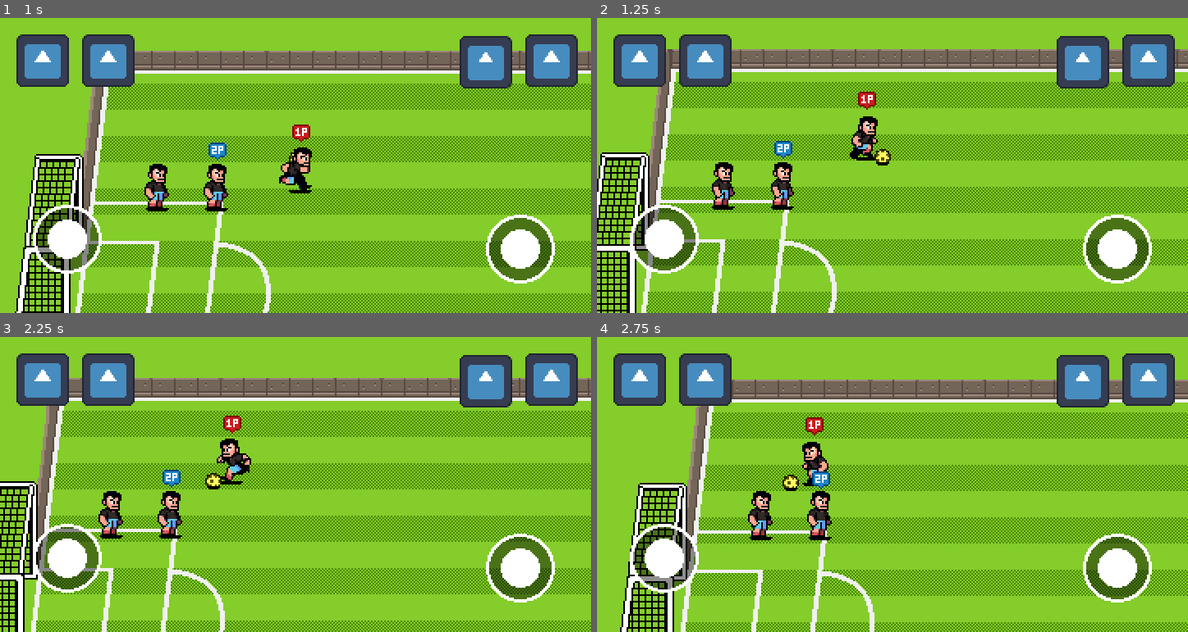
Above: before the commit, frames 1-4 (two rows, left to right).
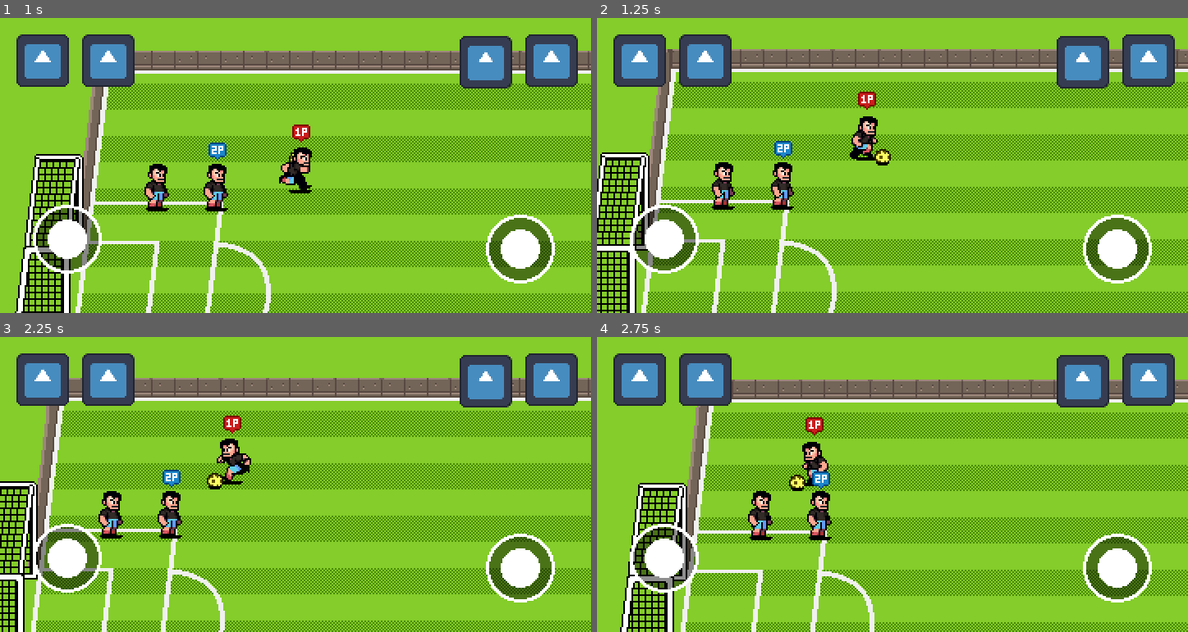
Above: after the commit, the same moments.

Repository: caelondev/Super-Striker
Game: Godot game, scene res://scenes/world.tscn
The game is run twice, just before and just after one commit, with the same random seed, the same clock (stepped at 60 frames per second) and the same inputs. The engine's default icon, where the game draws it, is replaced by a stand-in: a white triangle on a blue panel in a dark square.
Inputs (mouse positions are in pixels of both pictures, inside the frame that each line leads up to):
- Up to frame 1 (1 s): move the mouse to (265, 224) at 0.52 s; hold W (p1_walk_up) from 0.53 s (still down); tap U (p1_pass) at 0.6 s; click (265, 224) at 0.67 s
- Up to frame 2 (1.25 s): keep holding W (p1_walk_up)
- Up to frame 3 (2.25 s): release W (p1_walk_up) at 1.25 s; drag from (472, 528) to (283, 472) at 1.27 s; move the mouse to (118, 440) at 2.02 s; hold A (p1_walk_left) from 2.03 s (still down); tap Keypad 2 (p2_pass) at 2.1 s
- Up to frame 4 (2.75 s): keep holding A (p1_walk_left)

Frame 1 is identical in both runs. In frame 2, less than 0.1% of the frame differs, in the area x 47-50%, y 45-49%; in frame 3, less than 0.1%; in frame 4, 0.2%, in the area x 31-36%, y 46-53%.

Commit message:
Added header attack

Diff:
--- a/scenes/ball/ball.gd
+++ b/scenes/ball/ball.gd
@@ -5,6 +5,8 @@
 
 enum State {CARRIED, FREEFORM, SHOT}
 
+@export var AIR_CONNECT_MIN_HEIGHT : float
+@export var AIR_CONNECT_MAX_HEIGHT : float
 @export var BOUNCINESS := 0.8
 @export var FRICTION_AIR := 35.0
 @export var FRICTION_GROUND := 250.0
@@ -45,9 +47,15 @@
 	var intensity := sqrt(2 * distance * FRICTION_GROUND)
 	velocity = intensity * direction
 	if distance >= PARABOLA_DISTANCE_TRESHOLD:
-		height_velocity = BallState.GRAVITY * distance / (1.8 * intensity)
+		height_velocity = BallState.GRAVITY * distance / (1.9 * intensity)
 	carrier = null
 	switch_state(Ball.State.FREEFORM)
 
+func can_air_interact() -> bool:
+	return current_state != null and current_state.can_air_interact()
+
+func can_air_connect() -> bool:
+	return height >= AIR_CONNECT_MIN_HEIGHT and height <= AIR_CONNECT_MAX_HEIGHT
+
 func stop() -> void:
 	velocity = Vector2.ZERO
--- a/scenes/ball/ball.tscn
+++ b/scenes/ball/ball.tscn
@@ -72,6 +72,8 @@
 collision_layer = 4
 sync_to_physics = false
 script = ExtResource("1_stoaj")
+AIR_CONNECT_MIN_HEIGHT = 5.0
+AIR_CONNECT_MAX_HEIGHT = 40.0
 
 [node name="BallSprite" type="Sprite2D" parent="."]
 unique_name_in_owner = true
--- a/scenes/ball/ball_states/ball_state_carried.gd
+++ b/scenes/ball/ball_states/ball_state_carried.gd
@@ -14,13 +14,13 @@
 	process_gravity(delta)
 	var vx := 0.0
 	dribble_time += delta
-	if ball.carrier.velocity != Vector2.ZERO:
-		if abs(carrier.velocity.x) > 7:
-			vx = cos(dribble_time * DRIBBLE_FREQUENCY) * DRIBBLE_INTENSITY
-		if carrier.heading.x >= 0:
+	if carrier.velocity != Vector2.ZERO:
+		if carrier.velocity.x > 7:
+			vx += cos(dribble_time * DRIBBLE_FREQUENCY) * DRIBBLE_INTENSITY
+		if carrier.velocity > Vector2.ZERO:
 			animation_player.play("Roll")
 			animation_player.advance(0)
-		else:
+		elif carrier.velocity < Vector2.ZERO:
 			animation_player.play_backwards("Roll")
 			animation_player.advance(0)
 	else:
--- a/scenes/ball/ball_states/ball_state_freeform.gd
+++ b/scenes/ball/ball_states/ball_state_freeform.gd
@@ -13,4 +13,7 @@
 
 func on_player_pickup(body: Player) -> void:
 	ball.carrier = body
-	state_transition_requested.emit(Ball.State.CARRIED)
+	ball.switch_state(Ball.State.CARRIED)
+
+func can_air_interact() -> bool:
+	return true
--- a/scenes/ball/ball_states/ball_states.gd
+++ b/scenes/ball/ball_states/ball_states.gd
@@ -43,3 +43,6 @@
 	if collider != null:
 		ball.velocity = ball.velocity.bounce(collider.get_normal()) * ball.BOUNCINESS
 		ball.switch_state(Ball.State.FREEFORM)
+
+func can_air_interact() -> bool:
+	return false
--- a/scenes/characters/player.gd
+++ b/scenes/characters/player.gd
@@ -6,10 +6,12 @@
 	ControlScheme.P1: preload("res://assets/art/props/1p.png"),
 	ControlScheme.P2: preload("res://assets/art/props/2p.png"),
 }
+const GRAVITY := 8.0
 
 enum ControlScheme {CPU, P1, P2}
-enum State {MOVING, TACKLING, RECOVERING, PASSING, PREP_SHOT, SHOOTING}
+enum State {MOVING, TACKLING, RECOVERING, PASSING, PREP_SHOT, SHOOTING, HEADER, VOLLEY_KICK, BICYCLE_KICK}
 
+@onready var ball_detection_area : Area2D = %BallDetectionArea
 @onready var character_sprite : Sprite2D = $CharacterSprite
 @onready var animation_player : AnimationPlayer = %AnimationPlayer
 @onready var control_sprite : Sprite2D = %ControlSprite
@@ -22,6 +24,8 @@
 
 var current_state : PlayerState = null
 var heading := Vector2.RIGHT
+var height := 0.0
+var height_velocity := 0.0
 var state_factory := PlayerStateFactory.new()
 
 func _ready() -> void:
@@ -30,8 +34,17 @@
 
 func _physics_process(delta) -> void:
 	set_control_visibility()
+	process_gravity(delta)
 	flip_char_sprite()
 	move_and_slide()
+
+func process_gravity(delta: float) -> void:
+	if height > 0:
+		height_velocity -= GRAVITY * delta
+		height += height_velocity
+		if height <= 0:
+			height = 0
+	character_sprite.position = Vector2.UP * height
 
 func set_control_visibility() -> void:
 	control_sprite.visible = is_carrying_ball() or not control_scheme == ControlScheme.CPU
@@ -41,7 +54,7 @@
 		current_state.queue_free()
 
 	current_state = state_factory.get_fresh_tates(state)
-	current_state.setup(self, state_data,animation_player, ball, teammate_detection_area)
+	current_state.setup(self, state_data,animation_player, ball, teammate_detection_area, ball_detection_area)
 	current_state.state_transition_requested.connect(switch_state.bind())
 	current_state.name = "PlayerState: " + str(state)
 	call_deferred("add_child", current_state)
--- a/scenes/characters/player.tscn
+++ b/scenes/characters/player.tscn
@@ -7,6 +7,54 @@
 [sub_resource type="CapsuleShape2D" id="CapsuleShape2D_rp718"]
 radius = 4.0
 height = 18.0
+
+[sub_resource type="Animation" id="Animation_eojnx"]
+resource_name = "BicycleKick"
+length = 0.4
+step = 0.1
+tracks/0/type = "value"
+tracks/0/imported = false
+tracks/0/enabled = true
+tracks/0/path = NodePath("CharacterSprite:frame")
+tracks/0/interp = 1
+tracks/0/loop_wrap = true
+tracks/0/keys = {
+"times": PackedFloat32Array(0, 0.1, 0.2, 0.3),
+"transitions": PackedFloat32Array(1, 1, 1, 1),
+"update": 1,
+"values": [36, 37, 38, 39]
+}
+tracks/1/type = "method"
+tracks/1/imported = false
+tracks/1/enabled = true
+tracks/1/path = NodePath(".")
+tracks/1/interp = 1
+tracks/1/loop_wrap = true
+tracks/1/keys = {
+"times": PackedFloat32Array(0.4),
+"transitions": PackedFloat32Array(1),
+"values": [{
+"args": [],
+"method": &"animation_complete"
+}]
+}
+
+[sub_resource type="Animation" id="Animation_7vyk4"]
+resource_name = "Header"
+length = 0.2
+step = 0.1
+tracks/0/type = "value"
+tracks/0/imported = false
+tracks/0/enabled = true
+tracks/0/path = NodePath("CharacterSprite:frame")
+tracks/0/interp = 1
+tracks/0/loop_wrap = true
+tracks/0/keys = {
+"times": PackedFloat32Array(0, 0.1),
+"transitions": PackedFloat32Array(1, 1),
+"update": 1,
+"values": [24, 25]
+}
 
 [sub_resource type="Animation" id="Animation_rp718"]
 resource_name = "Idle"
@@ -143,37 +191,6 @@
 "values": [30]
 }
 
-[sub_resource type="Animation" id="Animation_eojnx"]
-resource_name = "BicycleKick"
-length = 0.4
-step = 0.1
-tracks/0/type = "value"
-tracks/0/imported = false
-tracks/0/enabled = true
-tracks/0/path = NodePath("CharacterSprite:frame")
-tracks/0/interp = 1
-tracks/0/loop_wrap = true
-tracks/0/keys = {
-"times": PackedFloat32Array(0, 0.1, 0.2, 0.3),
-"transitions": PackedFloat32Array(1, 1, 1, 1),
-"update": 1,
-"values": [36, 37, 38, 39]
-}
-tracks/1/type = "method"
-tracks/1/imported = false
-tracks/1/enabled = true
-tracks/1/path = NodePath(".")
-tracks/1/interp = 1
-tracks/1/loop_wrap = true
-tracks/1/keys = {
-"times": PackedFloat32Array(0.4),
-"transitions": PackedFloat32Array(1),
-"values": [{
-"args": [],
-"method": &"animation_complete"
-}]
-}
-
 [sub_resource type="Animation" id="Animation_qgnko"]
 resource_name = "VolleyKick"
 length = 0.3
@@ -203,23 +220,6 @@
 "args": [],
 "method": &"animation_complete"
 }]
-}
-
-[sub_resource type="Animation" id="Animation_7vyk4"]
-resource_name = "Header"
-length = 0.2
-step = 0.1
-tracks/0/type = "value"
-tracks/0/imported = false
-tracks/0/enabled = true
-tracks/0/path = NodePath("CharacterSprite:frame")
-tracks/0/interp = 1
-tracks/0/loop_wrap = true
-tracks/0/keys = {
-"times": PackedFloat32Array(0, 0.1),
-"transitions": PackedFloat32Array(1, 1),
-"update": 1,
-"values": [24, 25]
 }
 
 [sub_resource type="AnimationLibrary" id="AnimationLibrary_dyp2m"]
@@ -236,6 +236,10 @@
 &"VolleyKick": SubResource("Animation_qgnko")
 }
 
+[sub_resource type="CapsuleShape2D" id="CapsuleShape2D_76oj4"]
+radius = 7.0
+height = 20.0
+
 [node name="Player" type="CharacterBody2D"]
 collision_layer = 2
 platform_on_leave = 2
@@ -285,3 +289,14 @@
 position = Vector2(0, -35)
 centered = false
 offset = Vector2(-7, -6)
+
+[node name="BallDetectionArea" type="Area2D" parent="."]
+unique_name_in_owner = true
+position = Vector2(0, -7)
+collision_layer = 0
+collision_mask = 4
+monitorable = false
+
+[node name="CollisionShape2D" type="CollisionShape2D" parent="BallDetectionArea"]
+rotation = 1.5708
+shape = SubResource("CapsuleShape2D_76oj4")
--- a/scenes/characters/player_state_factory.gd
+++ b/scenes/characters/player_state_factory.gd
@@ -4,12 +4,15 @@
 
 func _init():
 	states = {
+		Player.State.BICYCLE_KICK: PlayerStateBicycleKick,
+		Player.State.HEADER: PlayerStateHeader,
 		Player.State.MOVING: PlayerStateMoving,
 		Player.State.PASSING: PlayerStatePassing,
 		Player.State.PREP_SHOT: PlayerStatePreppingShot,
+		Player.State.RECOVERING: PlayerStateRecovering,
 		Player.State.SHOOTING: PlayerStateShooting,
 		Player.State.TACKLING: PlayerStateTackling,
-		Player.State.RECOVERING: PlayerStateRecovering,
+		Player.State.VOLLEY_KICK: PlayerStateVolleyKick,
 	}
 
 func get_fresh_tates(state: Player.State) -> PlayerState:
--- a/scenes/characters/states/player_state.gd
+++ b/scenes/characters/states/player_state.gd
@@ -5,16 +5,18 @@
 
 var animation_player : AnimationPlayer = null
 var ball : Ball = null
+var ball_detection_area : Area2D = null
 var player : Player = null
 var player_state_data: PlayerStateData = PlayerStateData.new()
 var teammate_detection_area : Area2D
 
 
-func setup(context_player: Player, context_data: PlayerStateData, anim_player: AnimationPlayer, context_ball : Ball, context_teammate_detection_area: Area2D) -> void:
+func setup(context_player: Player, context_data: PlayerStateData, anim_player: AnimationPlayer, context_ball : Ball, context_teammate_detection_area: Area2D, context_ball_detection_area: Area2D) -> void:
 	player = context_player
 	player_state_data = context_data
 	animation_player = anim_player
 	ball = context_ball
+	ball_detection_area = context_ball_detection_area
 	teammate_detection_area = context_teammate_detection_area
 
 func transition_state(new_state : Player.State, player_state_data = PlayerStateData.new()) -> void:
--- a/scenes/characters/states/player_state_header.gd
+++ b/scenes/characters/states/player_state_header.gd
@@ -14,8 +14,7 @@
 func on_ball_enter(contact_ball: Ball) -> void:
 	if contact_ball.can_air_connect():
 		contact_ball.shoot(player.velocity.normalized() * player.power * BONUS_POWER)
-		print("HEAD")
 
 func _process(_delta) -> void:
-	if player.height == 0:
-		transition_state(Player.State.MOVING)
+	if player.height <= 0:
+		transition_state(Player.State.RECOVERING)
--- a/scenes/characters/states/player_state_moving.gd
+++ b/scenes/characters/states/player_state_moving.gd
@@ -15,9 +15,15 @@
 	if player.velocity != Vector2.ZERO:
 		teammate_detection_area.rotation = player.velocity.angle()
 
-	if player.is_carrying_ball() and KeyUtils.get_actions_just_pressed(player.control_scheme, KeyUtils.Action.SHOOT) and ball != null:
-		transition_state(Player.State.PREP_SHOT)
-	elif player.is_carrying_ball() and KeyUtils.get_actions_just_pressed(player.control_scheme, KeyUtils.Action.PASS) and ball != null:
-		transition_state(Player.State.PASSING)
-	elif player.velocity != Vector2.ZERO and KeyUtils.get_actions_just_pressed(player.control_scheme, KeyUtils.Action.SHOOT):
-		transition_state(Player.State.TACKLING)
+	if player.is_carrying_ball():
+		if KeyUtils.get_actions_just_pressed(player.control_scheme, KeyUtils.Action.SHOOT) and ball != null:
+			transition_state(Player.State.PREP_SHOT)
+		elif KeyUtils.get_actions_just_pressed(player.control_scheme, KeyUtils.Action.PASS) and ball != null:
+			transition_state(Player.State.PASSING)
+	elif ball.can_air_interact() and KeyUtils.get_actions_just_pressed(player.control_scheme, KeyUtils.Action.SHOOT):
+		if player.velocity == Vector2.ZERO:
+			pass
+		else:
+			player.switch_state(Player.State.HEADER)
+	#if player.velocity != Vector2.ZERO and KeyUtils.get_actions_just_pressed(player.control_scheme, KeyUtils.Action.SHOOT):
+	#	transition_state(Player.State.TACKLING)
Not shown: 1 places in scenes/characters/player.tscn that only renumber resources
